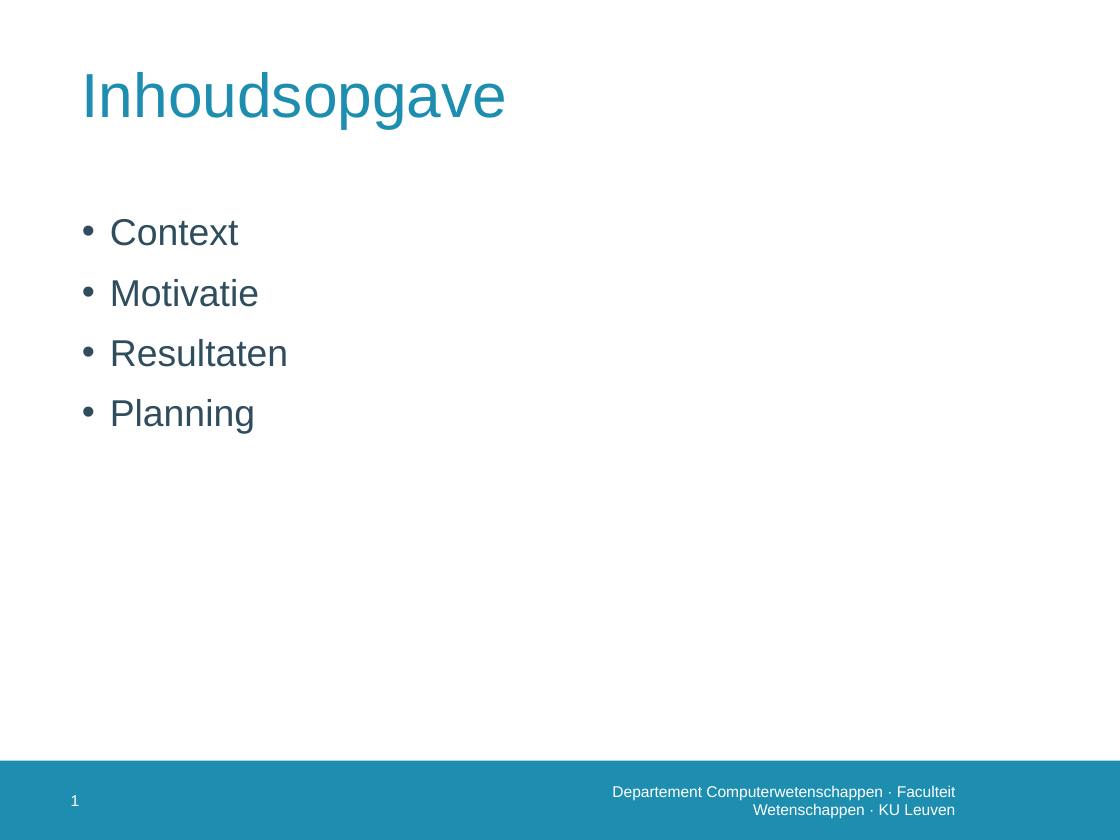
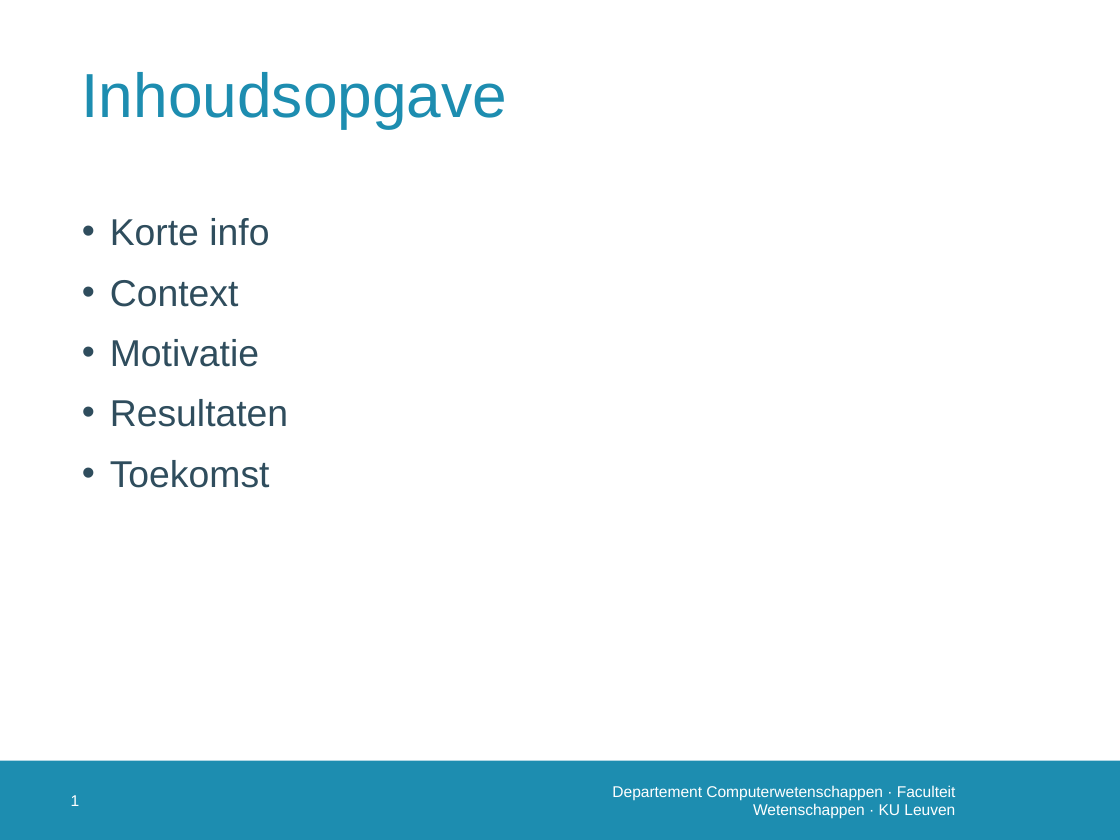
Before and after one commit to susverwimp/T208-Probabilistic-Programming-A-Case-Study, a slide deck: slide 2 of thesis/presentations/2 second/second.pptx. Drawn at 1120x840 pixels with LibreOffice and Linux fonts; fonts in the diff are those of the drawing; background and template pictures are left out. Boxes give left, top, right and bottom in pixels: in the first picture for what was removed or moved away, otherwise in the second. Text is boxed around its words. In the diff, an @@ line names an element or a change of style, - is before the commit and + after.

```diff
--- a/thesis/presentations/2 second/second.pptx
+++ b/thesis/presentations/2 second/second.pptx
@@ text at (110, 218, 269, 246): paragraph added @@
+• Korte info
@@ text at (110, 460, 270, 488): text changed @@
-• Planning
+• Toekomst
```
Also in this commit, not shown: 5 other slides changed, 20 slides added, 17 other files.
